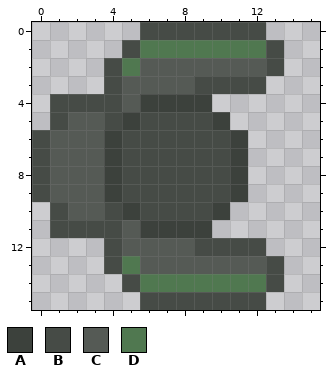
File history of a pixel-art sprite, Caveworks/Content/Creatures/Player.png. Above is the file before it was changed.
The file is 16x16 pixels. Colours within 5 levels of each other are drawn and written as one.
Palette (. is transparent): A #3c413c  B #464b46  C #555a55  D #507850
The same view after the edit:
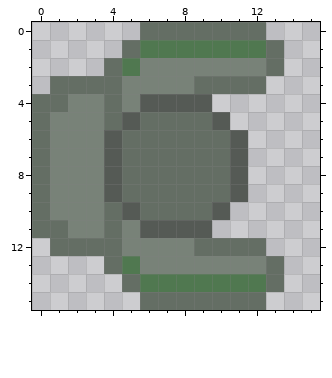
Difference:
@@ palette @@
-A #3c413c
+A #555a55
-B #464b46
+B #646e64
-C #555a55
+C #788278
@@ x 0..5 @@
  2 ....BD
- 3 ....BC
- 4 .BBBBC
- 5 .BCCBA
+ 3 .BBBBC
+ 4 BBCCBC
+ 5 BCCCBA
  6 BCCCAB
@@ x 0..5 @@
  9 BCCCAB
-10 .BCCBA
-11 .BBBBC
-12 ....BC
+10 BCCCBA
+11 BBCCBC
+12 .BBBBC
 13 ....BD
